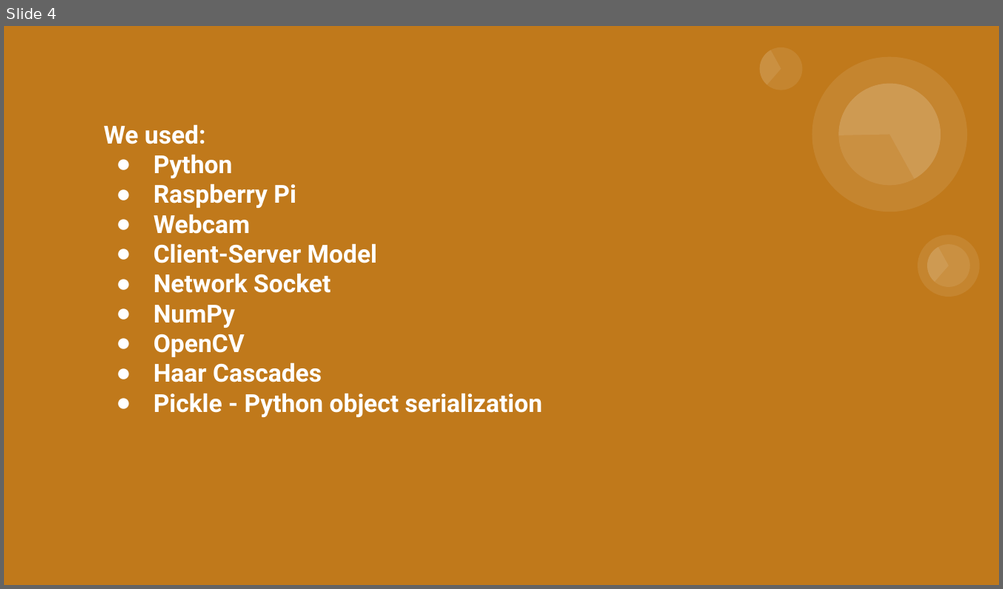
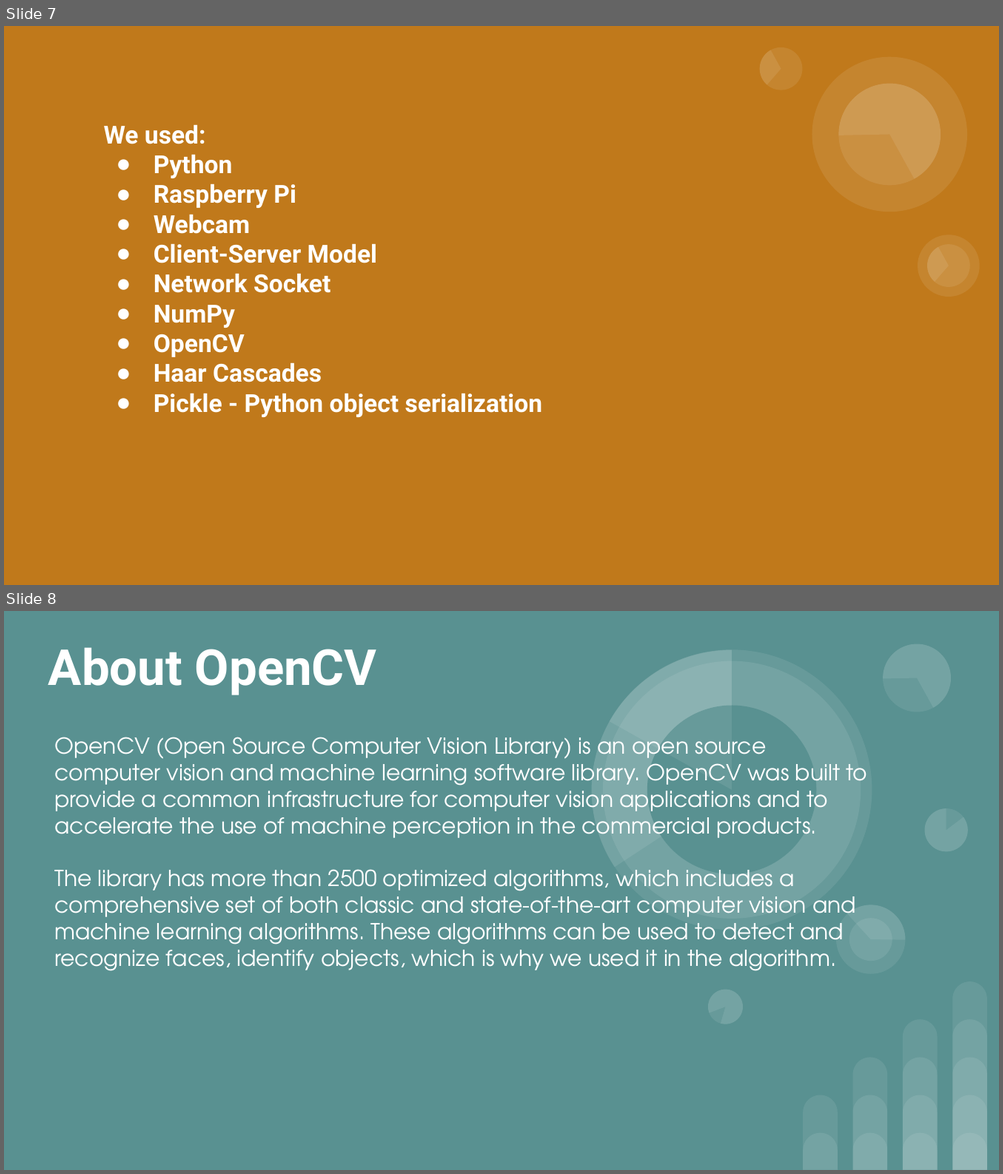
Before and after one commit to aracovan/MSproject, a slide deck: MS PPT Facial recognition.pptx. Shown one above the other, each under a label of ours: slide 4 before the commit, slides 7 and 8 after it. The pictures are 1003x589 and 1003x1174 pixels, drawn with LibreOffice and Linux fonts; fonts in the diff are those of the drawing. Boxes give left, top, right and bottom in pixels: in the first picture for what was removed or moved away, otherwise in the second. Text is boxed around its words. In the diff, an @@ line names an element or a change of style, - is before the commit and + after.

```diff
--- a/MS PPT Facial recognition.pptx
+++ b/MS PPT Facial recognition.pptx
@@ slide 8 added at <box>4,611,999,1170</box>, background #599191 @@
@@ title added at <box>48,647,377,695</box>, 36 pt, text #FFFFFF, bold @@
+About OpenCV
@@ subtitle added at <box>54,737,867,971</box>, 16 pt, text #FFFFFF @@
+OpenCV (Open Source Computer Vision Library) is an open source computer vision and machine learning software library. OpenCV was built to provide a common infrastructure for computer vision applications and to accelerate the use of machine perception in the commercial products.
+The library has more than 2500 optimized algorithms, which includes a comprehensive set of both classic and state-of-the-art computer vision and machine learning algorithms. These algorithms can be used to detect and recognize faces, identify objects, which is why we used it in the algorithm.
@@ group added at <box>552,611,967,1029</box>: 8 ellipses, 6 pie slice (boxed as its full ellipse)s @@
@@ group added at <box>802,982,987,1170</box>: 14 round same rects @@
@@ what was slide 4 is now slide 7 @@
```
Also in this commit, not shown: 2 slides changed, 7 other slides added.
